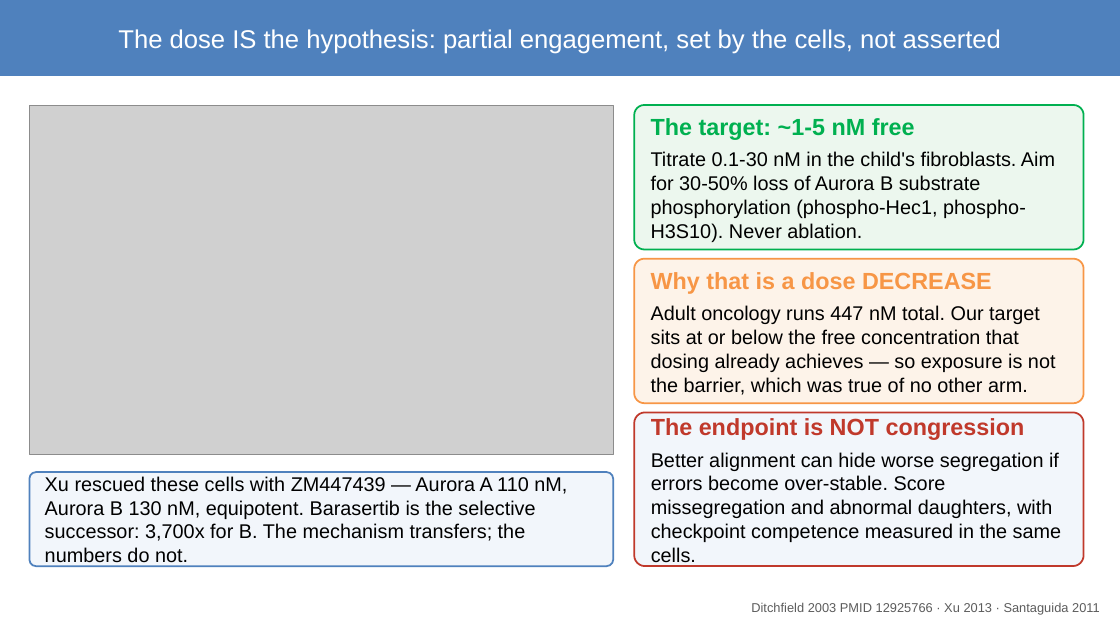
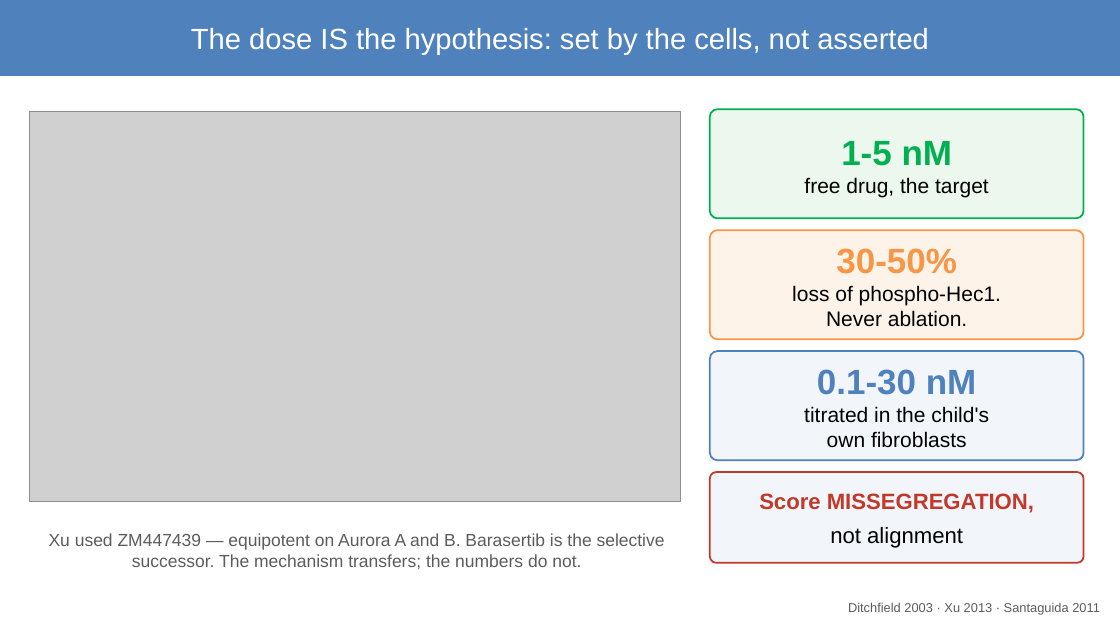
Before and after one commit to asheus/mva-track2-2026, a slide deck: slide 11 of docs/mva/MVA-Track2.pptx. Drawn at 1120x630 pixels with LibreOffice and Linux fonts; fonts in the diff are those of the drawing; grey boxes stand for pictures. Boxes give left, top, right and bottom in pixels: in the first picture for what was removed or moved away, otherwise in the second. Text is boxed around its words. In the diff, an @@ line names an element or a change of style, - is before the commit and + after.

Commit message:
Deck: slide 11 simplified to three numbers and one endpoint

```diff
--- a/docs/mva/MVA-Track2.pptx
+++ b/docs/mva/MVA-Track2.pptx
@@ text in rectangle at (191,28,929,55): text changed; size 22 to 25 pt @@
-The dose IS the hypothesis: partial engagement, set by the cells, not asserted
+The dose IS the hypothesis: set by the cells, not asserted
@@ picture: place and size @@
-picture at (29,105,613,455)
+picture at (29,112,681,502)
@@ rounded rectangle added at (710,109,1084,218), fill #ECF7EE, outline #00B050 1.5 pt, 18 pt, text #000000 @@
+1-5 nM
+free drug, the target
@@ rounded rectangle "30-50%": place and size @@
-rounded rectangle "30-50%" at (634,105,1084,250)
+rounded rectangle "30-50%" at (710,230,1084,339)
@@ rounded rectangle "30-50%" at (710,230,1084,339): fill #ECF7EE to #FDF3E9; outline #00B050 1.5 pt to #F79646 1.5 pt @@
@@ text in rounded rectangle at (792,248,1001,327): text changed; size 17 to 18 pt @@
-The target: ~1-5 nM free
-Titrate 0.1-30 nM in the child's fibroblasts. Aim for 30-50% loss of Aurora B substrate phosphorylation (phospho-Hec1, phospho-H3S10). Never ablation.
+30-50%
+loss of phospho-Hec1.
+Never ablation.
@@ rounded rectangle "0.1-30 nM": place and size @@
-rounded rectangle "0.1-30 nM" at (634,259,1084,403)
+rounded rectangle "0.1-30 nM" at (710,351,1084,460)
@@ rounded rectangle "0.1-30 nM" at (710,351,1084,460): fill #FDF3E9 to #F2F6FB; outline #F79646 1.5 pt to #4F81BD 1.5 pt @@
@@ text in rounded rectangle at (804,369,989,448): text changed; size 17 to 18 pt @@
-Why that is a dose DECREASE
-Adult oncology runs 447 nM total. Our target sits at or below the free concentration that dosing already achieves — so exposure is not the barrier, which was true of no other arm.
+0.1-30 nM
+titrated in the child's
+own fibroblasts
@@ rounded rectangle "Score MISSEGREGATION,": place and size @@
-rounded rectangle "Score MISSEGREGATION," at (634,413,1084,566)
+rounded rectangle "Score MISSEGREGATION," at (710,472,1084,563)
@@ text in rounded rectangle at (759,493,1034,548): text changed; size 17 to 19 pt; text colour #000000 to #C0392B; bold on @@
-The endpoint is NOT congression
-Better alignment can hide worse segregation if errors become over-stable. Score missegregation and abnormal daughters, with checkpoint competence measured in the same cells.
+Score MISSEGREGATION,
+not alignment
@@ text "Xu used ZM447439 — equipotent ...": place and size @@
-text "Xu used ZM447439 — equipotent ..." at (29,472,613,566)
+text "Xu used ZM447439 — equipotent ..." at (49,533,665,569)
@@ text "Xu used ZM447439 — equipotent ..." at (49,533,665,569): vertical alignment middle to top; fill #F2F6FB to none; outline #4F81BD 1.5 pt to none @@
@@ text at (49,533,665,569): text changed; size 17 to 15 pt; text colour #000000 to #5C5C5C @@
-Xu rescued these cells with ZM447439 — Aurora A 110 nM, Aurora B 130 nM, equipotent. Barasertib is the selective successor: 3,700x for B. The mechanism transfers; the numbers do not.
+Xu used ZM447439 — equipotent on Aurora A and B. Barasertib is the selective successor. The mechanism transfers; the numbers do not.
@@ text at (848,602,1100,614): text changed @@
-Ditchfield 2003 PMID 12925766 · Xu 2013 · Santaguida 2011
+Ditchfield 2003 · Xu 2013 · Santaguida 2011
```
Also in this commit, not shown: 2 other files.
